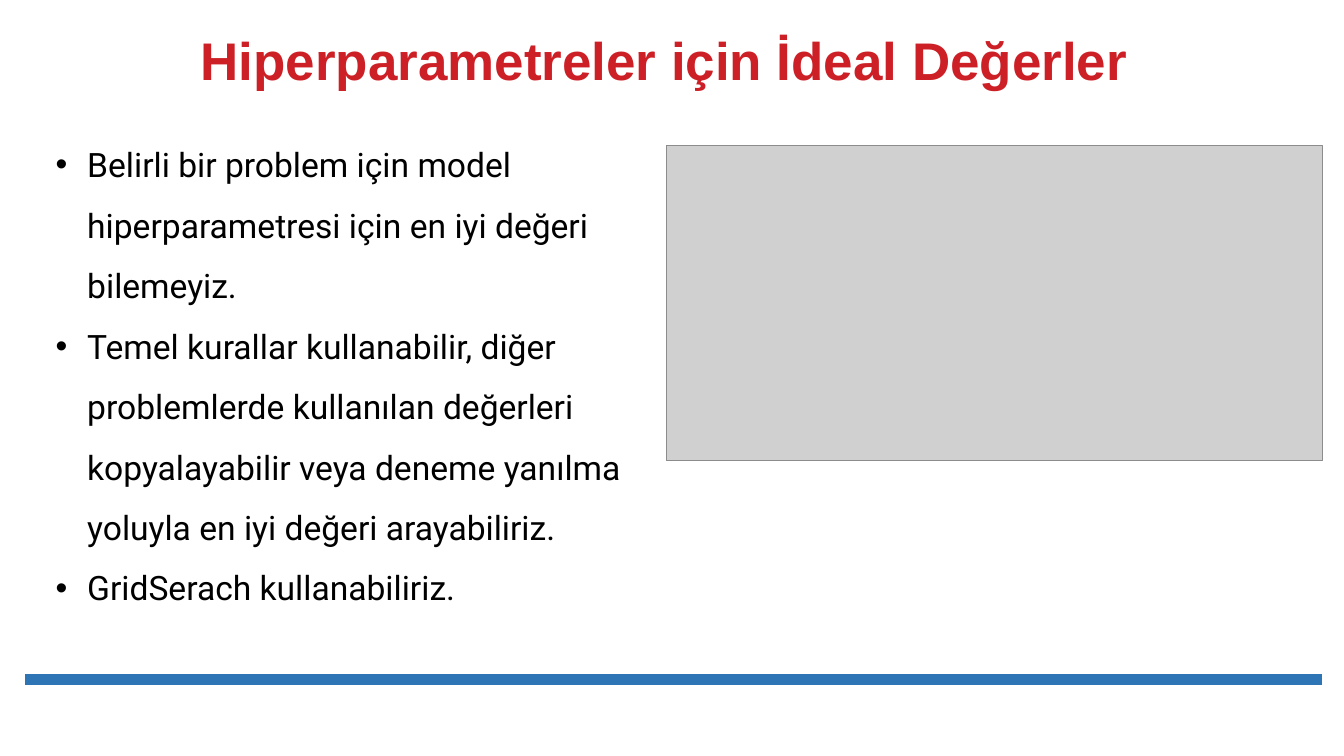
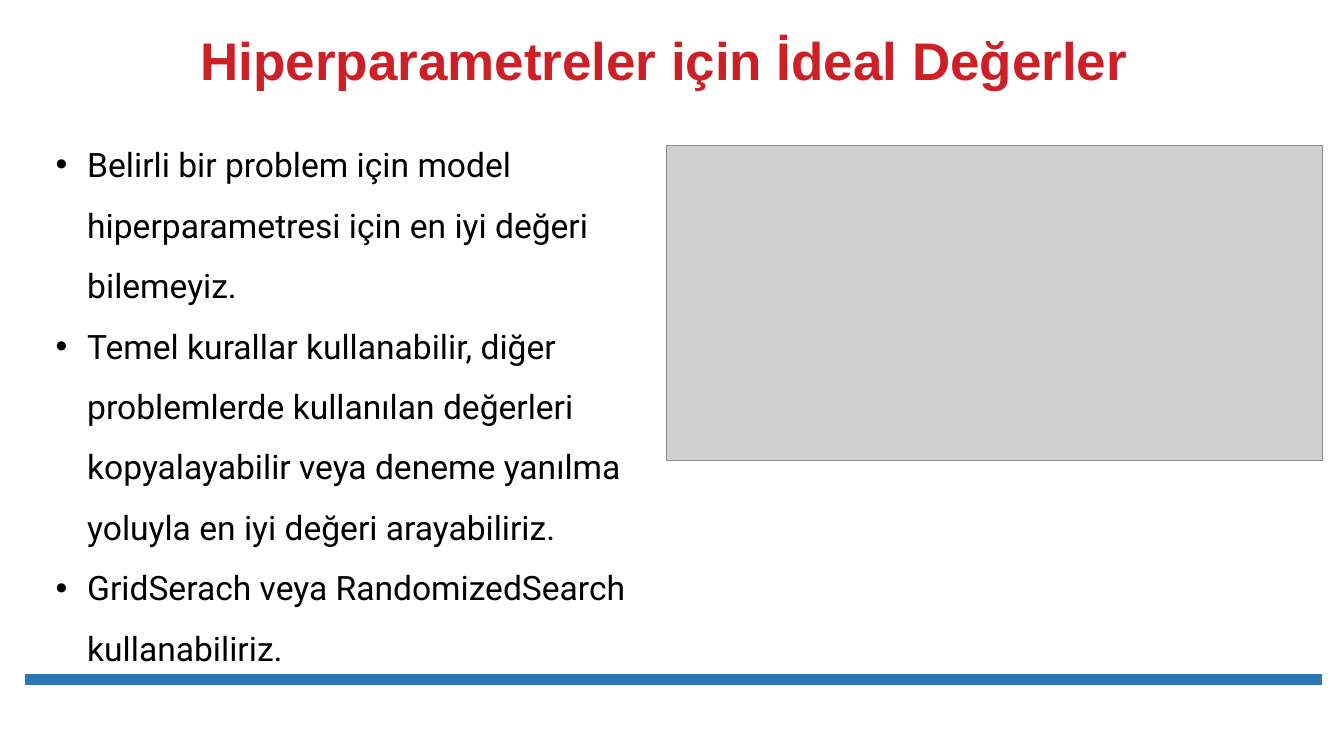
Before and after one commit to veribilimiokulu/bogazici-compec-python-ml, a slide deck: slide 5 of sunumlar/05_Model_Tuning_Hiperparametreleri_Ayarlama.pptx (slide 4 before the commit). Drawn at 1344x756 pixels with LibreOffice and Linux fonts; fonts in the diff are those of the drawing; grey boxes stand for pictures. Boxes give left, top, right and bottom in pixels: in the first picture for what was removed or moved away, otherwise in the second. Text is boxed around its words. In the diff, an @@ line names an element or a change of style, - is before the commit and + after.

```diff
--- a/sunumlar/05_Model_Tuning_Hiperparametreleri_Ayarlama.pptx
+++ b/sunumlar/05_Model_Tuning_Hiperparametreleri_Ayarlama.pptx
@@ text at <box>87,574,626,662</box>: text changed @@
-• GridSerach kullanabiliriz.
+• GridSerach veya RandomizedSearch kullanabiliriz.
```
Also in this commit, not shown: 5 other slides changed, 3 slides added, 1 slide removed, 8 other files.
